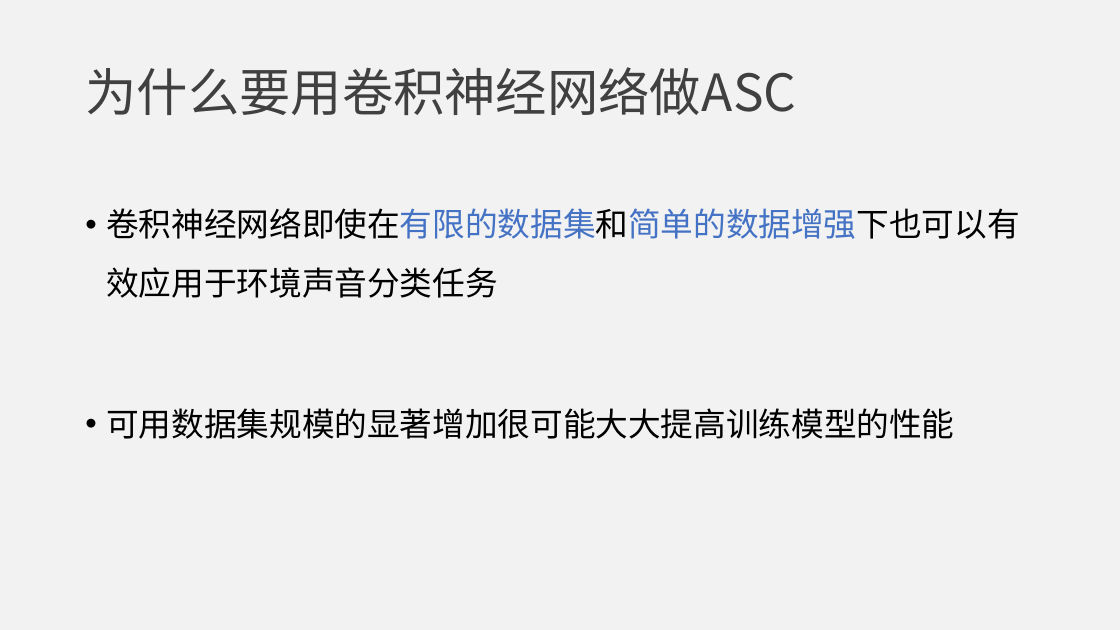
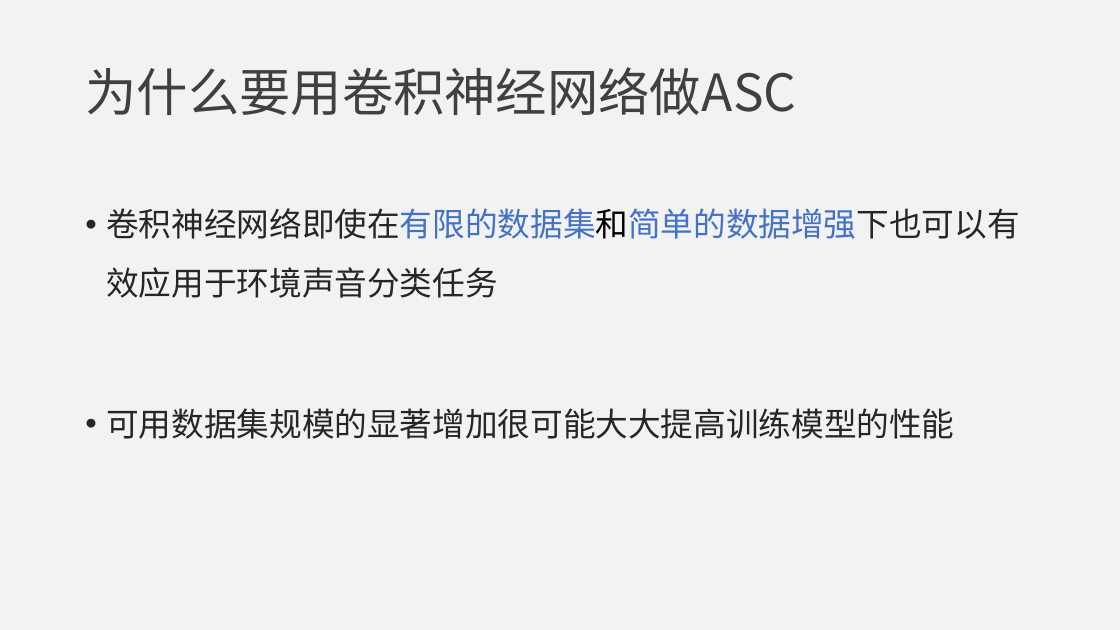
Before and after one commit to jumper3/paper, a slide deck: slide 6 of 开题报告/答辩.pptx. Drawn at 1120x630 pixels with LibreOffice and Linux fonts; fonts in the diff are those of the drawing. Boxes give left, top, right and bottom in pixels: in the first picture for what was removed or moved away, otherwise in the second. Text is boxed around its words. In the diff, an @@ line names an element or a change of style, - is before the commit and + after.

```diff
--- a/开题报告/答辩.pptx
+++ b/开题报告/答辩.pptx
@@ text "卷积神经网络即使在有限的数据集和简单的数据增强下也可以有效应用于环境声音分类任务" at <box>106,208,1019,439</box>: text colour #000000 to #262626 in "卷积神经网络即使在有限的数据集和简单的数据增强下也可以有效应用于环境声音分类任务", "可用数据集规模的显著增加很可能大大提高训练模型的性能" @@
```
Also in this commit, not shown: 2 other slides changed, 16 slides added, 1 slide removed, 2 other files.
